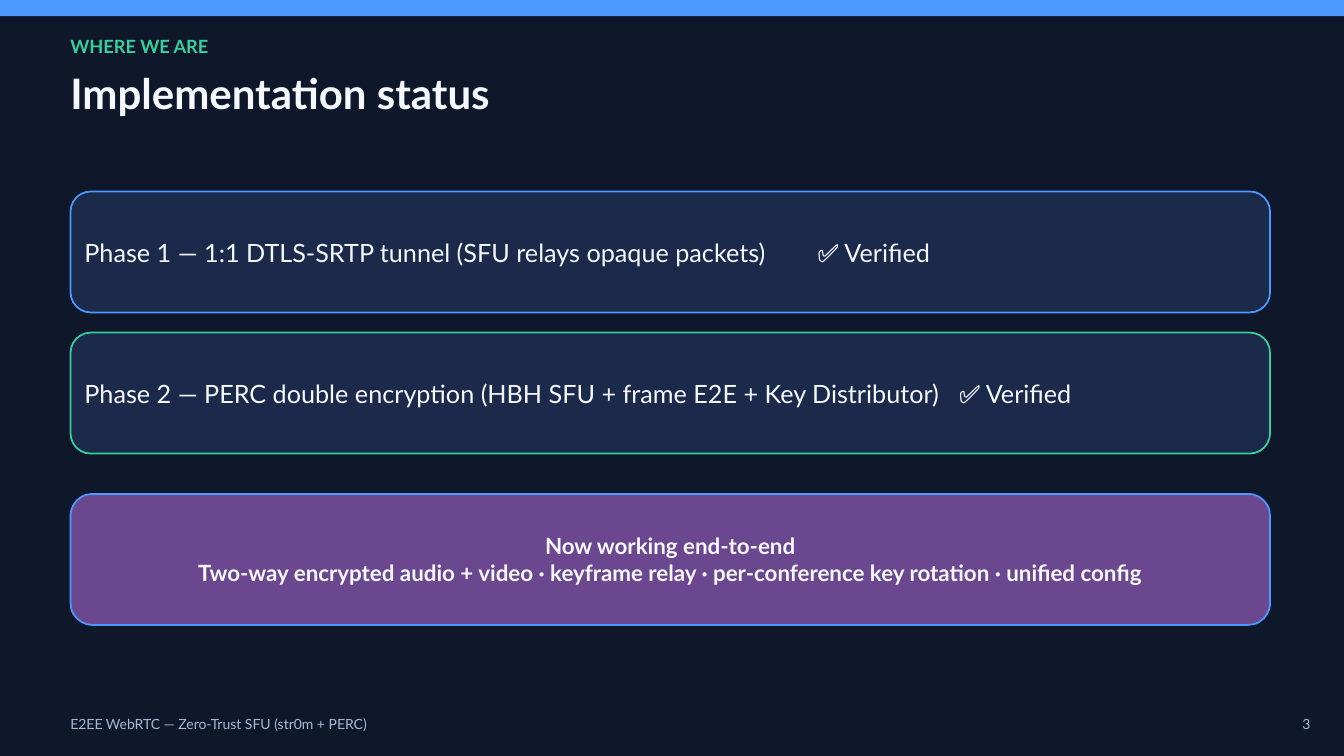
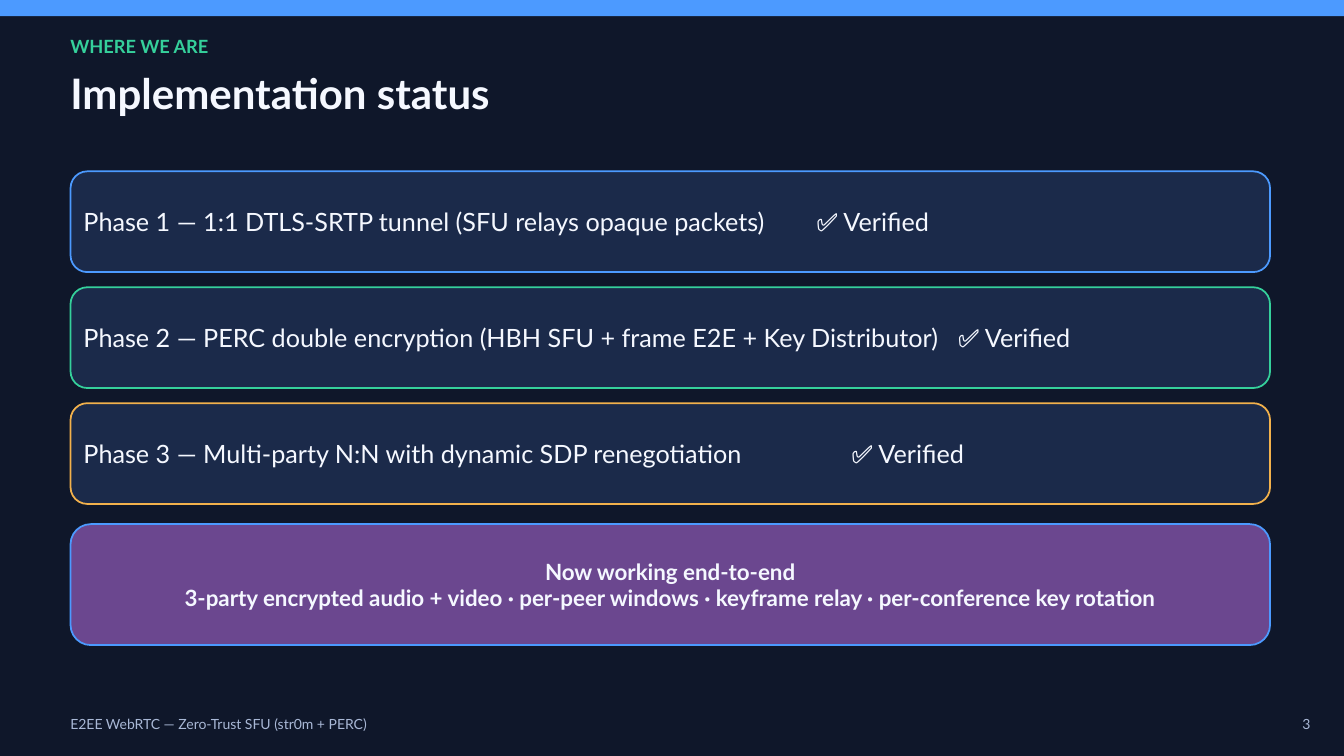
Before and after one commit to mosamorosev/str0m-e2ee, a slide deck: slide 4 of docs/E2EE-Architecture.pptx. Drawn at 1344x756 pixels with LibreOffice and Linux fonts; fonts in the diff are those of the drawing. Boxes give left, top, right and bottom in pixels: in the first picture for what was removed or moved away, otherwise in the second. Text is boxed around its words. In the diff, an @@ line names an element or a change of style, - is before the commit and + after.

Commit message:
Phase 3: dynamic N:N conferencing via SDP renegotiation
Drop the fixed E2EE_MAX_PEERS recvonly pool in favour of on-demand
renegotiation driven by the SFU's /signal endpoint.

- client.js: track percClientId/percRecvSlots; poll GET /signal and, when
  the conference grows, add recvonly transceivers and re-offer with the
  SFU-assigned client_id. Reset signaling state in endCall.
- native: webrtc_add_recv_transceivers + NAPI addRecvTransceivers; remove
  the fixed recvonly pool; lazy per-peer render windows.
- run-all.ps1: -SyntheticVideo switch and per-component env; default
  alice/bob/carol three-client launch.
- config.json: mark conference.maxParticipants legacy/unused.
- docs: README, architecture (§12), plan updated for dynamic renegotiation;
  regenerated E2EE-Architecture.pptx (Phase 3 status, N:N slide, roadmap).
- bump str0m submodule pointer.

```diff
--- a/docs/E2EE-Architecture.pptx
+++ b/docs/E2EE-Architecture.pptx
@@ rounded rectangle "Phase 1 — 1:1 DTLS-SRTP ...": place and size @@
-rounded rectangle "Phase 1 — 1:1 DTLS-SRTP ..." at bbox=[71, 192, 1270, 313]
+rounded rectangle "Phase 1 — 1:1 DTLS-SRTP ..." at bbox=[71, 171, 1270, 272]
@@ rounded rectangle "Phase 2 — PERC double ...": place and size @@
-rounded rectangle "Phase 2 — PERC double ..." at bbox=[71, 333, 1270, 454]
+rounded rectangle "Phase 2 — PERC double ..." at bbox=[71, 287, 1270, 388]
@@ rounded rectangle added at bbox=[71, 403, 1270, 504], fill #1B2A4A, outline #F2B14C 1.25 pt, 18 pt, text #F5F8FF @@
+Phase 3 — Multi-party N:N with dynamic SDP renegotiation ✅ Verified
@@ rounded rectangle "Now working end-to-end": place and size @@
-rounded rectangle "Now working end-to-end" at bbox=[71, 494, 1270, 625]
+rounded rectangle "Now working end-to-end" at bbox=[71, 524, 1270, 645]
@@ text in rounded rectangle at bbox=[185, 589, 1155, 610]: text changed @@
-Two-way encrypted audio + video · keyframe relay · per-conference key rotation · unified config
+3-party encrypted audio + video · per-peer windows · keyframe relay · per-conference key rotation
```
Also in this commit, not shown: 3 other slides changed, 1 slide added, 12 other files.
